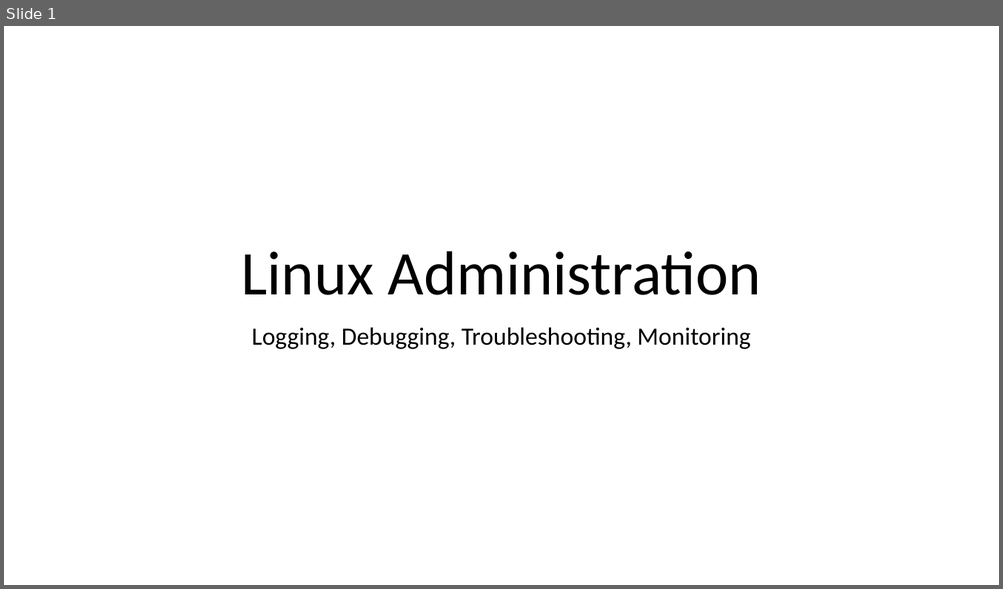
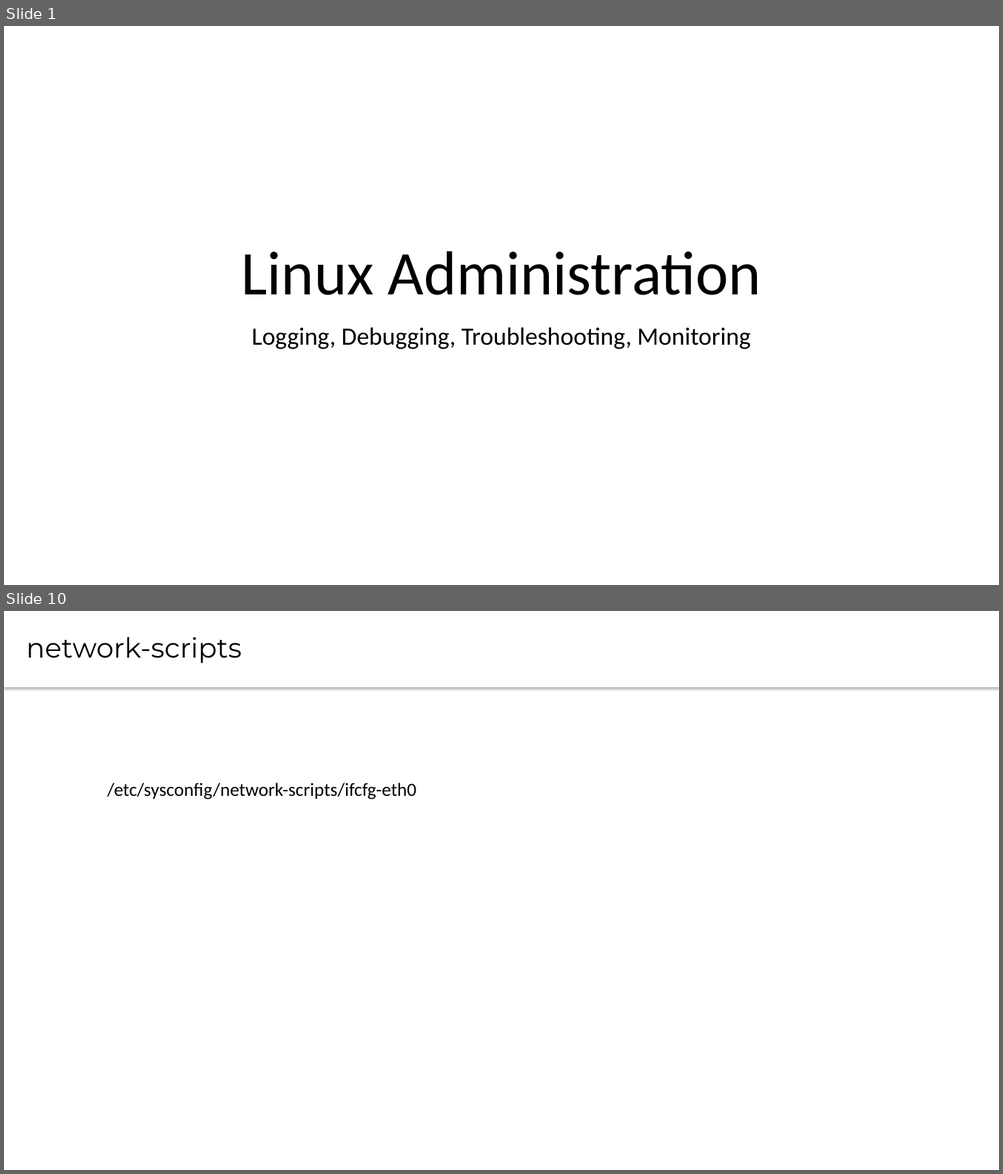
Before and after one commit to CsteerDevops1/lectures_devops2, a slide deck: LinuxAdm/LinuxAdm5.pptx. Shown one above the other, each under a label of ours: slide 1 before the commit, slides 1 and 10 after it; the slides between them are not shown. The pictures are 1003x589 and 1003x1174 pixels, drawn with LibreOffice and Linux fonts; fonts in the diff are those of the drawing. Boxes give left, top, right and bottom in pixels: in the first picture for what was removed or moved away, otherwise in the second. Text is boxed around its words. In the diff, an @@ line names an element or a change of style, - is before the commit and + after.

```diff
--- a/LinuxAdm/LinuxAdm5.pptx
+++ b/LinuxAdm/LinuxAdm5.pptx
@@ slide 10 added at box(4, 611, 999, 1170), background #FFFFFF @@
@@ text added at box(4, 611, 999, 687), fill #FFFFFF, 26.7 pt, text #000000 @@
+network-scripts
@@ text added at box(107, 783, 416, 800), 18 pt, text #000000 @@
+/etc/sysconfig/network-scripts/ifcfg-eth0
```
Also in this commit, not shown: 13 other slides added, 2 slides removed.
